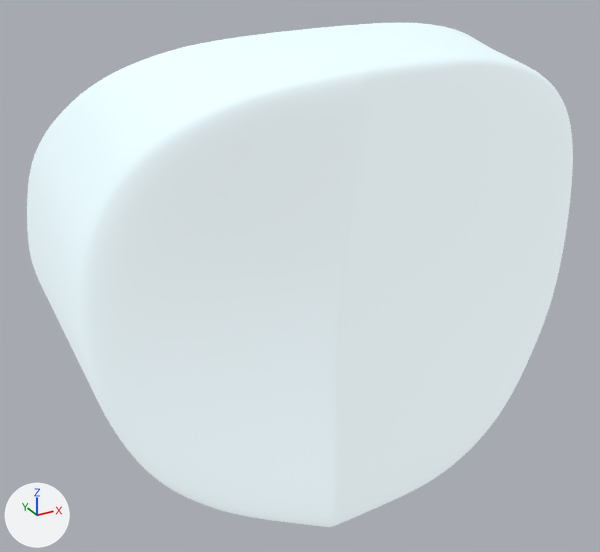
The FBX model interface/resources/meshes/controller/touch/touch_r_trigger.fbx as it was, and as the next commit left it.
One viewpoint serves both versions: a 50 mm camera at (-0.0221, -0.0562, -0.0024) aimed at (-0.0016, -0.0189, -0.021). The axes (+X, +Y, +Z) are drawn at lower left. The lights are the same throughout.

The older version as bpy lines, for what is in view:
```python
mat_highlight = bpy.data.materials.new('highlight')
mat_highlight.use_nodes = True; mat_highlight.node_tree.nodes.clear()
_N = mat_highlight.node_tree.nodes; _L = mat_highlight.node_tree.links
n0 = _N.new('ShaderNodeBsdfPrincipled'); n0.name = 'Principled BSDF'
n0.inputs[2].default_value = 0.69  # 'Roughness'
n1 = _N.new('ShaderNodeOutputMaterial'); n1.name = 'Material Output'
n2 = _N.new('ShaderNodeTexImage'); n2.name = 'Image Texture'
n2.image = img_r_controller_highlight_dif_jpg
n3 = _N.new('ShaderNodeTexImage'); n3.name = 'Image Texture.001'
n3.image = img_r_controller_highlight_dif_jpg
_L.new(n2.outputs[0], n0.inputs[0])  # 'Color' to 'Base Color'
_L.new(n3.outputs[0], n0.inputs[28])  # 'Color' to 'Emission Strength'
_L.new(n0.outputs[0], n1.inputs[0])  # 'BSDF' to 'Surface'
me_untitled_001 = bpy.data.meshes.new('Untitled.001')
me_untitled_001.from_pydata(...)  # 4489 vertices, 4416 faces; spans x -0.0145..0.0128, y -0.028..-0.0096, z -0.0325..-0.0073
me_untitled_001.materials.append(mat_highlight)
ob_main_trigger_ply_001 = bpy.data.objects.new('main_trigger_PLY.001', me_untitled_001)
ob_main_trigger_ply_001.location = (0.0, 0.0, 0.0)
```
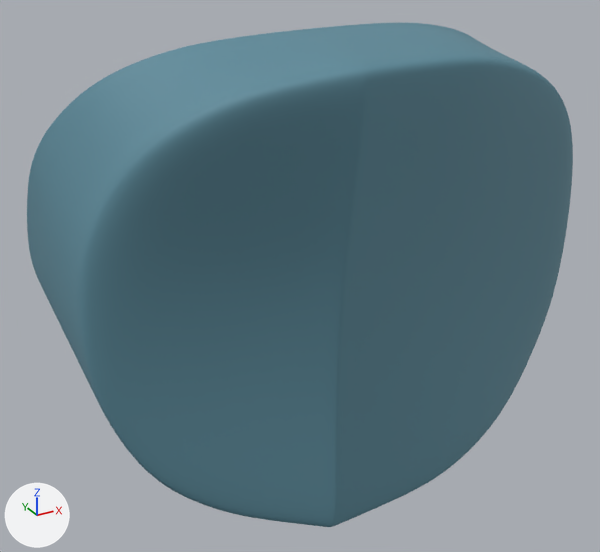
Boxes (x1, y1, x2, y2) around the edits, measured in the pictures (600 x 552 px):
'main_trigger_PLY.001', surface changed (white to cyan): (27, 22, 573, 527) in both

Patch to the scene script:
```diff
--- a/interface/resources/meshes/controller/touch/touch_r_trigger.fbx.py
+++ b/interface/resources/meshes/controller/touch/touch_r_trigger.fbx.py
@@ img_r_controller_highlight_dif_jpg @@
-img_r_controller_highlight_dif_jpg = load_image('R_controller-highlight_DIF.jpg', '_unpacked/R_controller-highlight_DIF.jpg', 768, 768, 'Non-Color')
+img_r_controller_highlight_dif_jpg = load_image('R_controller-highlight_DIF.jpg', '_unpacked/R_controller-highlight_DIF.jpg', 768, 768, 'sRGB')
@@ mat_highlight @@
 n0 = _N.new('ShaderNodeBsdfPrincipled'); n0.name = 'Principled BSDF'
 n2.image = img_r_controller_highlight_dif_jpg
-n3 = _N.new('ShaderNodeTexImage'); n3.name = 'Image Texture.001'
-n3.image = img_r_controller_highlight_dif_jpg
 _L.new(n2.outputs[0], n0.inputs[0])  # 'Color' to 'Base Color'
-_L.new(n3.outputs[0], n0.inputs[28])  # 'Color' to 'Emission Strength'
 _L.new(n0.outputs[0], n1.inputs[0])  # 'BSDF' to 'Surface'
```
